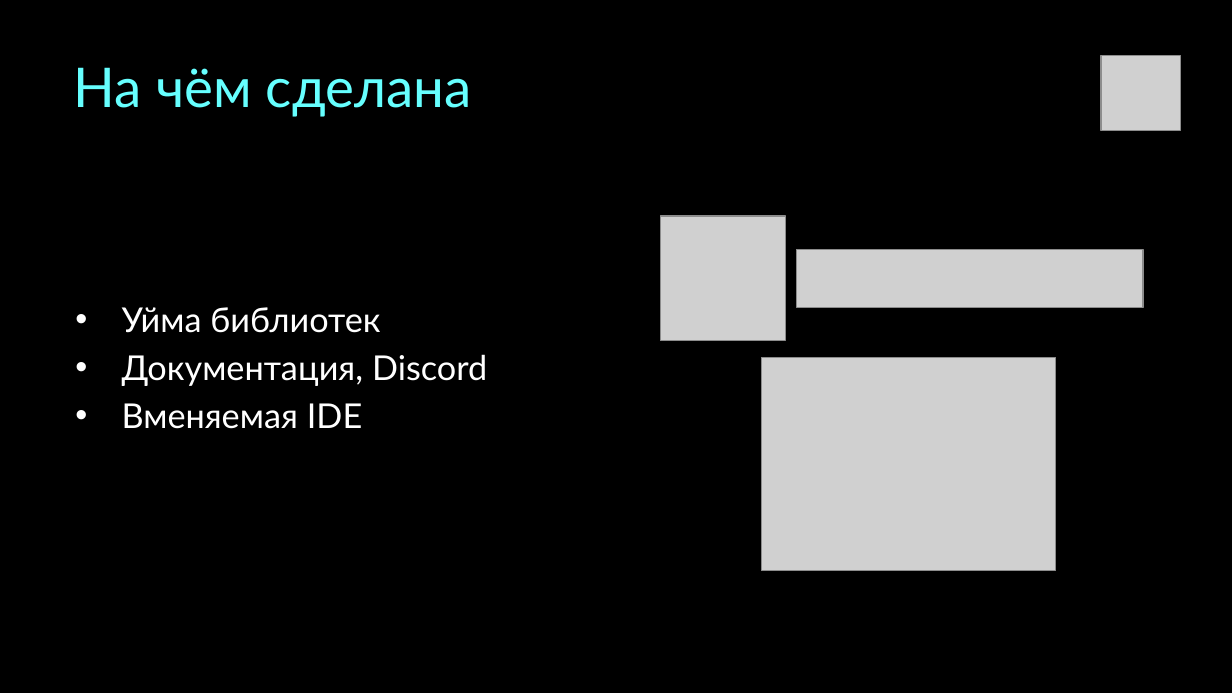
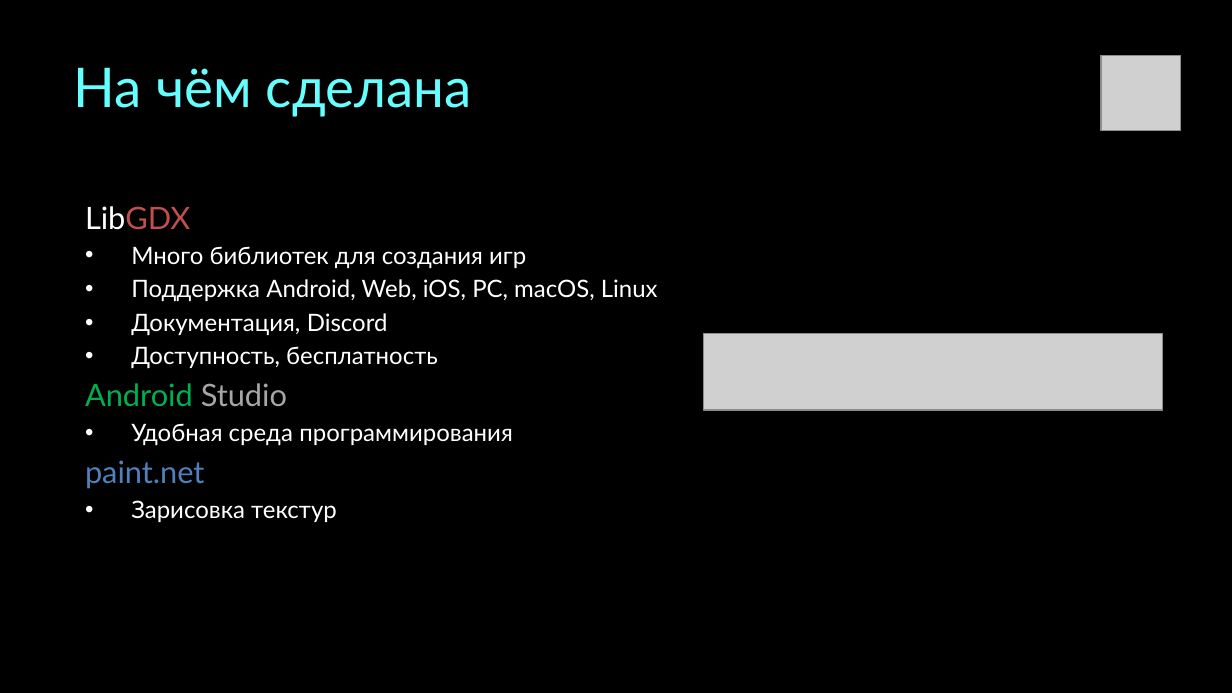
Before and after one commit to cubecrusher/Trance6-2, a slide deck: slide 5 of trjr.pptx (slide 6 before the commit). Drawn at 1232x693 pixels with LibreOffice and Linux fonts; fonts in the diff are those of the drawing; grey boxes stand for pictures. Boxes give left, top, right and bottom in pixels: in the first picture for what was removed or moved away, otherwise in the second. Text is boxed around its words. In the diff, an @@ line names an element or a change of style, - is before the commit and + after.

```diff
--- a/trjr.pptx
+++ b/trjr.pptx
@@ text "LibGDX": place and size @@
-text "LibGDX" at [122,307,487,429]
+text "LibGDX" at [85,206,658,522]
@@ text at [85,206,658,302]: text changed; size 20 to 14 pt @@
-• Уйма библиотек
+LibGDX
+• Много библиотек для создания игр
+• Поддержка Android, Web, iOS, PC, macOS, Linux
@@ picture removed at [660,216,785,340] @@
@@ text at [131,313,388,336]: size 20 to 14 pt in "Документация, Discord"; less space between paragraphs @@
@@ text at [85,346,512,522]: text changed; size 20 to 14 pt @@
-• Вменяемая IDE
+• Доступность, бесплатность
+Android Studio
+• Удобная среда программирования
+paint.net
+• Зарисовка текстур
@@ picture: place and size @@
-picture at [796,250,1143,308]
+picture at [703,334,1163,410]
@@ picture removed at [761,357,1056,570] @@
```
Also in this commit, not shown: 8 other slides changed, 2 slides added, 2 slides removed.
